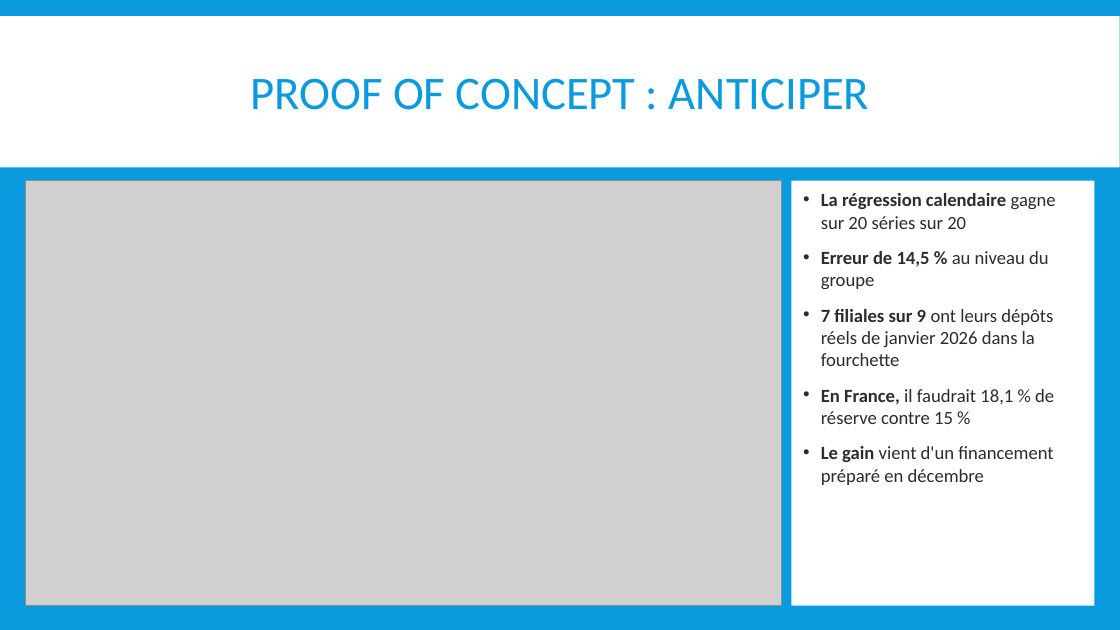
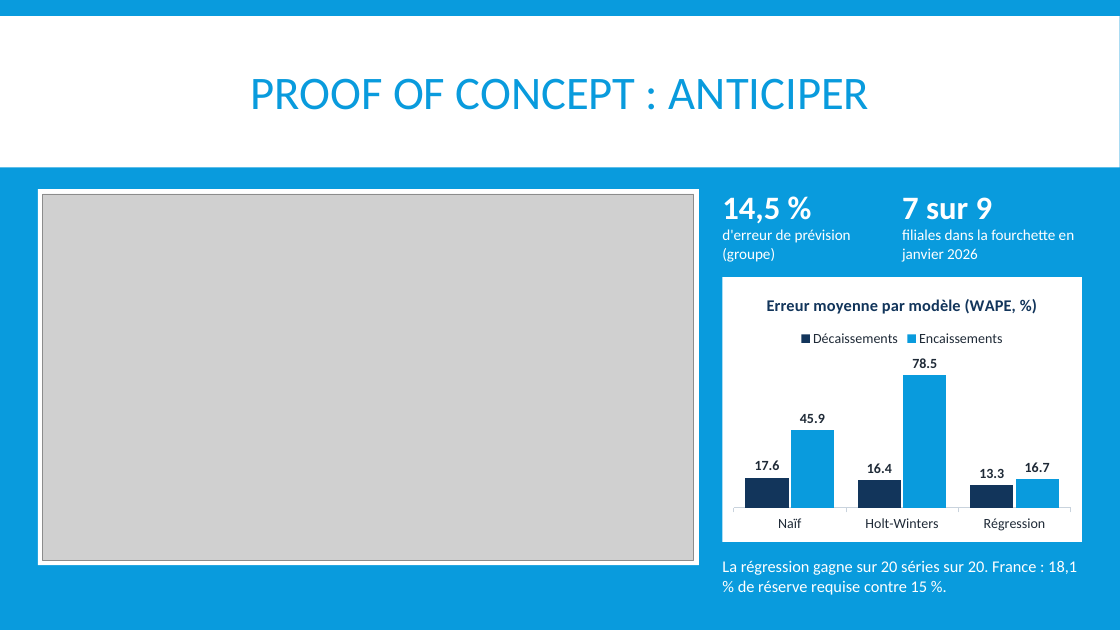
Before and after one commit to mehdi182003/projet_bi_finance, a slide deck: slide 13 of livrables/04_IBI_SUPPORT_SOUTENANCE_BI-predictive-Finance_G5.pptx. Drawn at 1120x630 pixels with LibreOffice and Linux fonts; fonts in the diff are those of the drawing; grey boxes stand for pictures. Boxes give left, top, right and bottom in pixels: in the first picture for what was removed or moved away, otherwise in the second. Text is boxed around its words. In the diff, an @@ line names an element or a change of style, - is before the commit and + after.

```diff
--- a/livrables/04_IBI_SUPPORT_SOUTENANCE_BI-predictive-Finance_G5.pptx
+++ b/livrables/04_IBI_SUPPORT_SOUTENANCE_BI-predictive-Finance_G5.pptx
@@ rectangle added at (38, 189, 699, 565), fill #FFFFFF @@
@@ picture: place and size @@
-picture at (25, 181, 781, 606)
+picture at (43, 194, 694, 560)
@@ text added at (722, 197, 851, 262), 13 pt, text #FFFFFF @@
+14,5 %
+d'erreur de prévision (groupe)
@@ rectangle removed at (791, 181, 1095, 606) @@
-• La régression calendaire gagne sur 20 séries sur 20
-• Erreur de 14,5 % au niveau du groupe
-• 7 filiales sur 9 ont leurs dépôts réels de janvier 2026 dans la fourchette
-• En France, il faudrait 18,1 % de réserve contre 15 %
-• Le gain vient d'un financement préparé en décembre
@@ text added at (902, 197, 1075, 262), 13 pt, text #FFFFFF @@
+7 sur 9
+filiales dans la fourchette en janvier 2026
@@ rectangle added at (723, 277, 1082, 542), fill #FFFFFF @@
@@ column chart added at (727, 281, 1078, 538) @@
+title "Erreur moyenne par modèle (WAPE, %)"
+categories: Naïf, Holt-Winters, Régression
+Décaissements: 17.6, 16.4, 13.3
+Encaissements: 45.9, 78.5, 16.7
@@ text added at (722, 560, 1077, 595), 14 pt, text #FFFFFF @@
+La régression gagne sur 20 séries sur 20. France : 18,1 % de réserve requise contre 15 %.
```
Also in this commit, not shown: 13 other slides changed, 10 other files.
